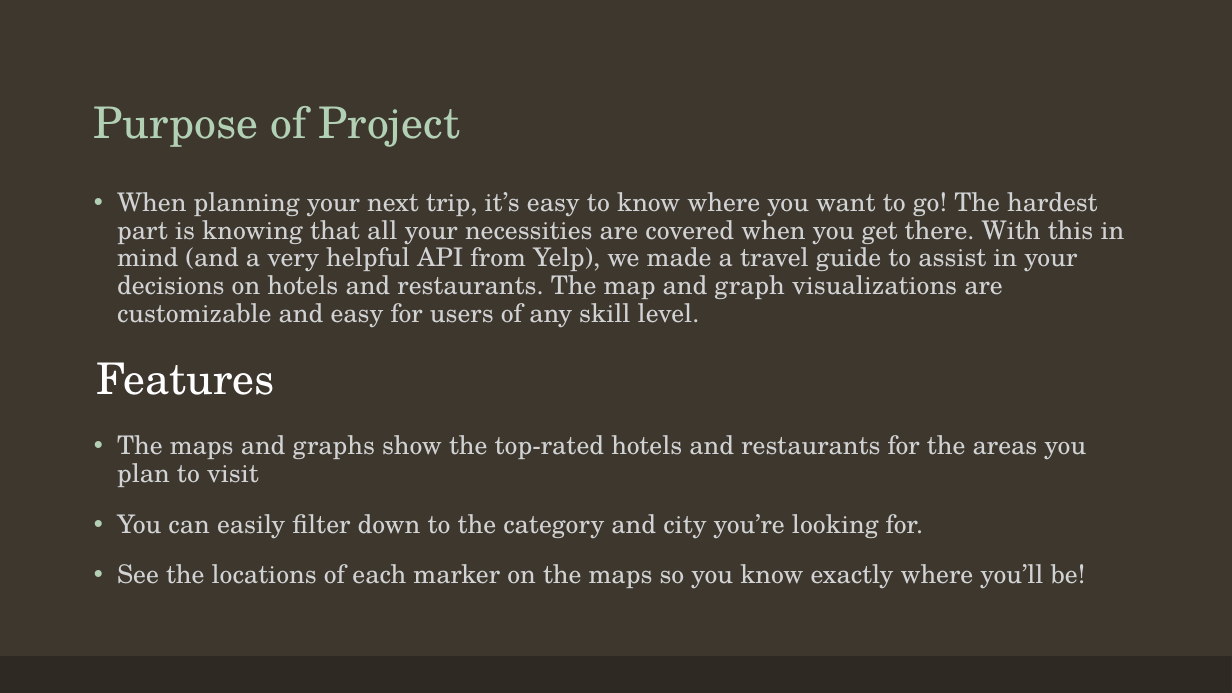
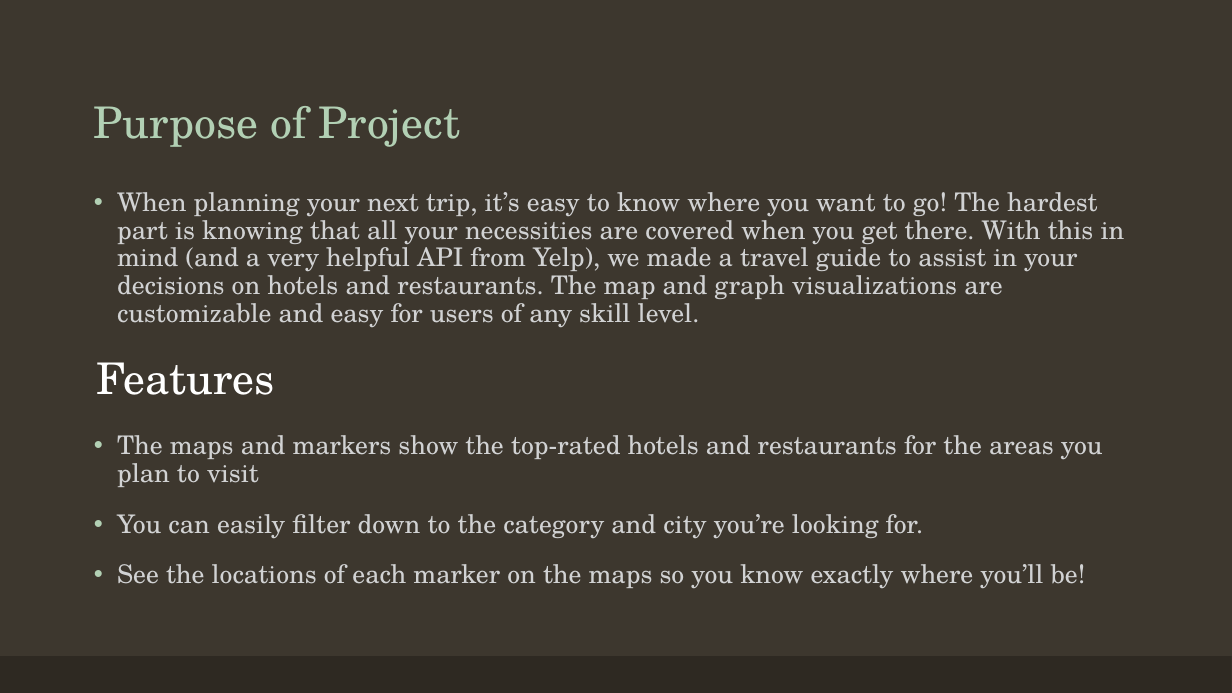
Before and after one commit to hannahdoby/project-3, a slide deck: slide 2 of YelpForTravelHelp.pptx. Drawn at 1232x693 pixels with LibreOffice and Linux fonts; fonts in the diff are those of the drawing. Boxes give left, top, right and bottom in pixels: in the first picture for what was removed or moved away, otherwise in the second. Text is boxed around its words. In the diff, an @@ line names an element or a change of style, - is before the commit and + after.

```diff
--- a/YelpForTravelHelp.pptx
+++ b/YelpForTravelHelp.pptx
@@ text at [117,435,1103,487]: text changed @@
-• The maps and graphs show the top-rated hotels and restaurants for the areas you plan to visit
+• The maps and markers show the top-rated hotels and restaurants for the areas you plan to visit
```
Also in this commit, not shown: 1 other slide changed.
